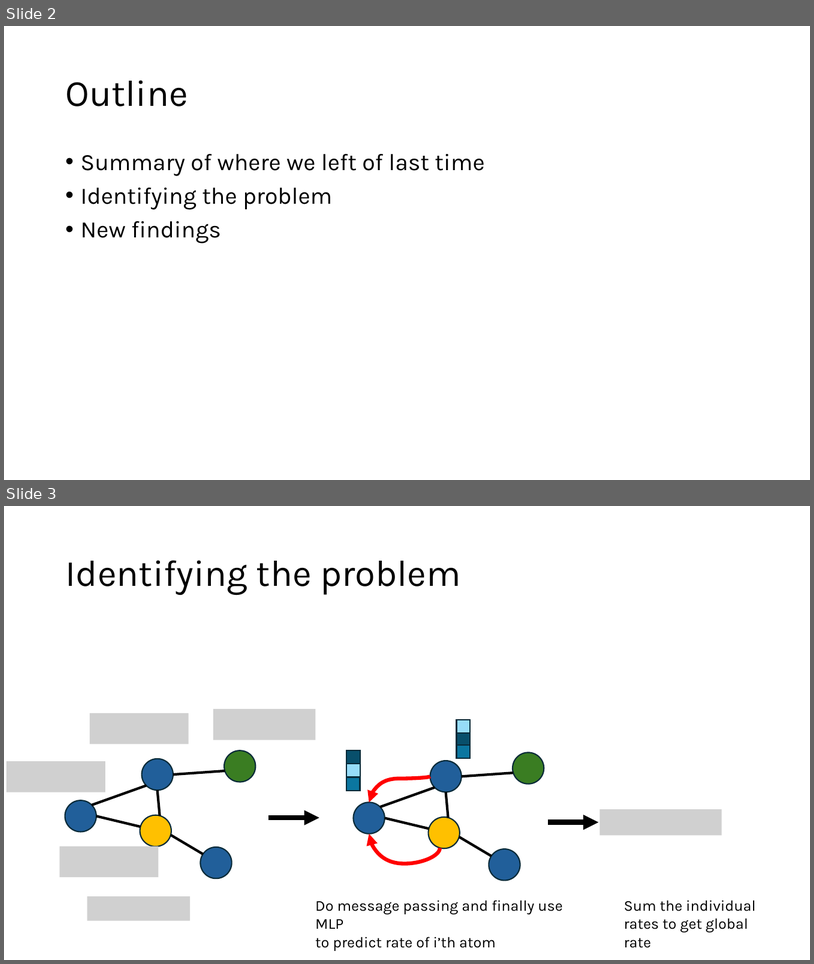
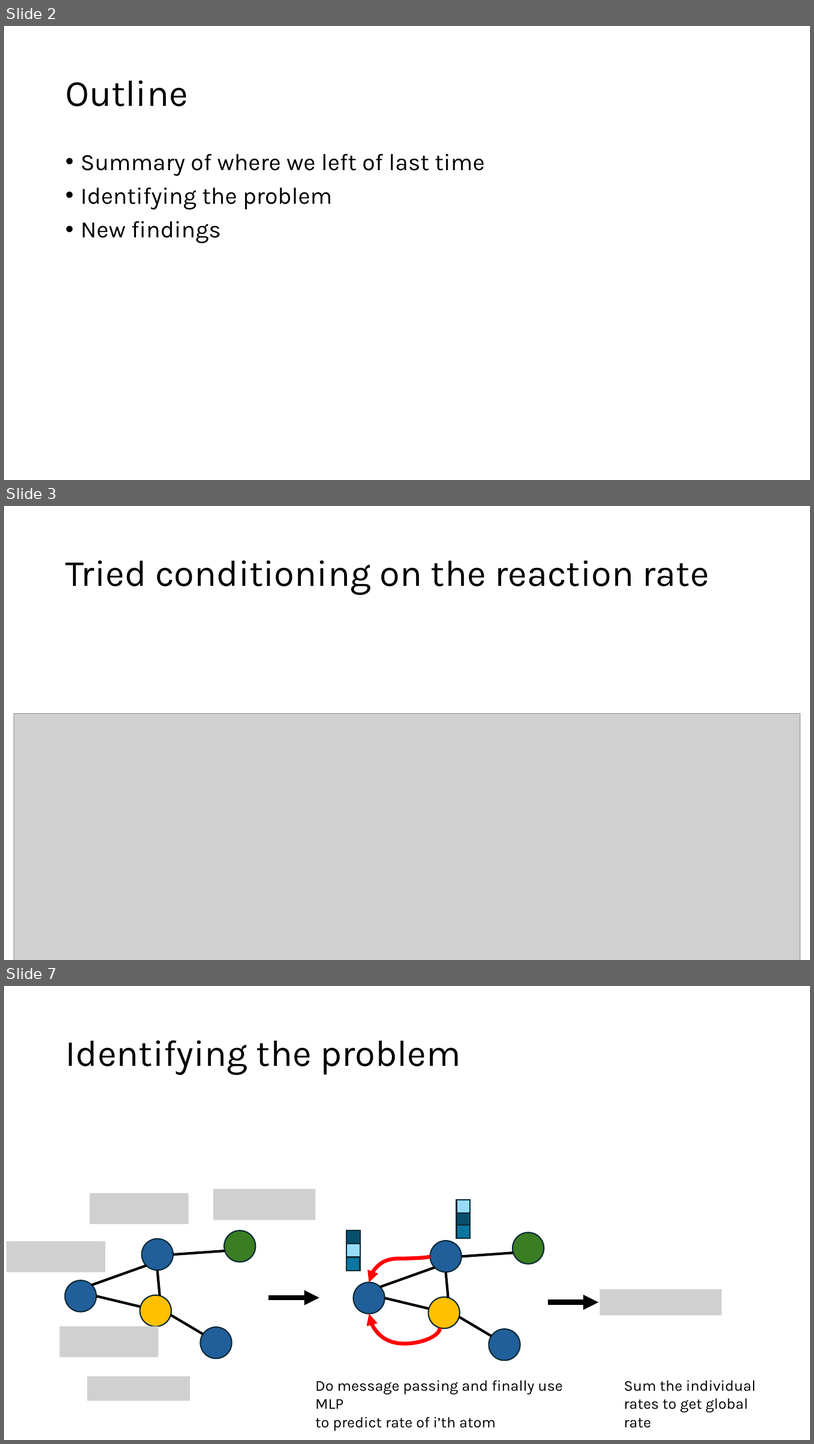
Before and after one commit to karsten3112/gen_catalyst_design, a slide deck: slides/diffusion_models4.pptx. Shown one above the other, each under a label of ours: slides 2 and 3 before the commit, slides 2, 3 and 7 after it; the slides between them are not shown. The pictures are 814x964 and 814x1444 pixels, drawn with LibreOffice and Linux fonts; fonts in the diff are those of the drawing; grey boxes stand for pictures. Boxes give left, top, right and bottom in pixels: in the first picture for what was removed or moved away, otherwise in the second. Text is boxed around its words. In the diff, an @@ line names an element or a change of style, - is before the commit and + after.

```diff
--- a/slides/diffusion_models4.pptx
+++ b/slides/diffusion_models4.pptx
@@ slide 3 added at (4,506,810,960), background #FFFFFF @@
@@ title added at (65,560,710,595), 44 pt, text #000000 @@
+Tried conditioning on the reaction rate
@@ picture added at (14,714,801,960) @@
@@ what was slide 3 is now slide 7 @@
```
Also in this commit, not shown: 1 slide changed, 5 other slides added, 10 other files.
